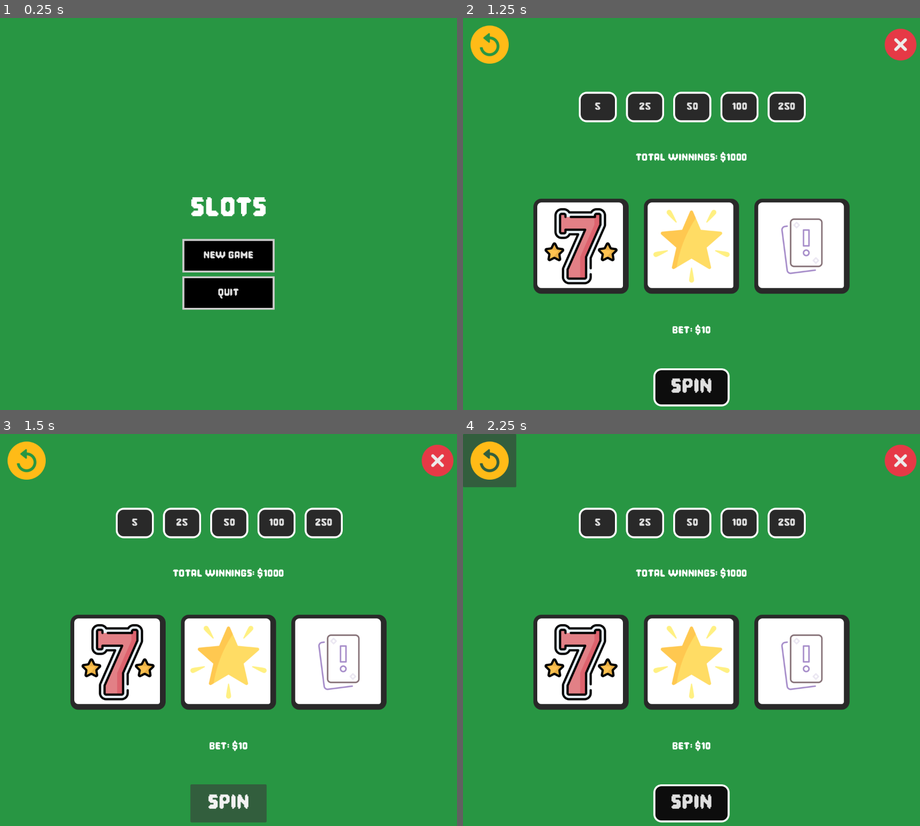
Above: before the commit, frames 1-4 (two rows, left to right).
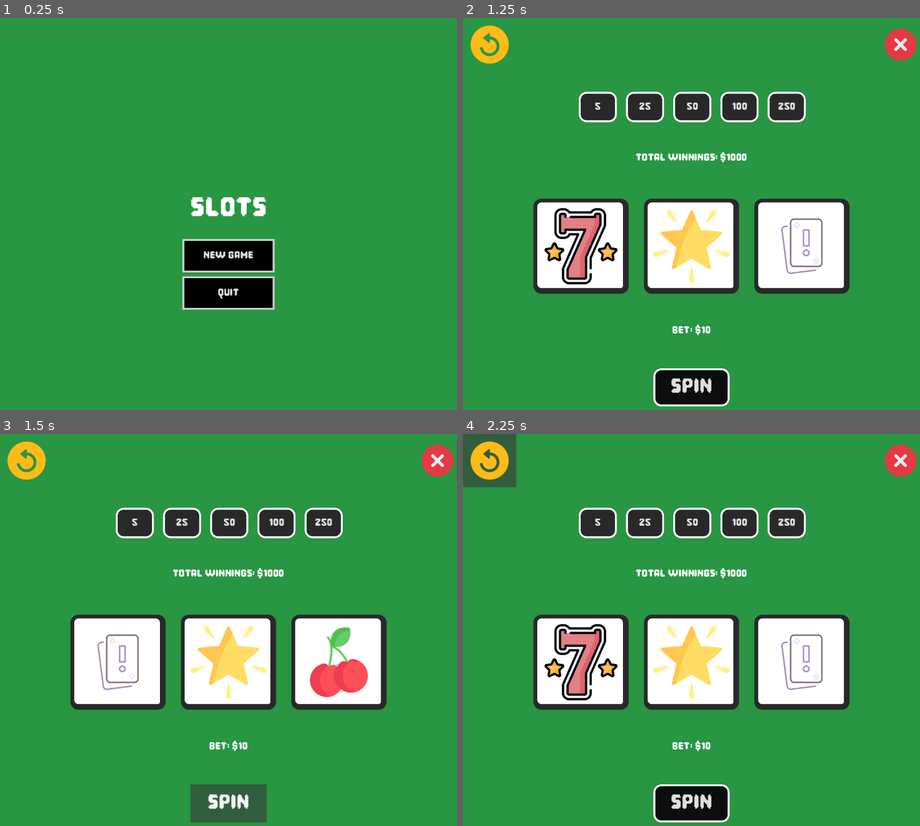
Above: after the commit, the same moments.

Repository: ankit-suman-07/GODOT_Slots
Game: Godot game, scene res://scenes/main_menu.tscn
Two runs of this game, one before a commit and one after it. Both use one fixed random seed, a clock stepped at 60 frames per second and the inputs below.
Inputs (mouse positions are in pixels of both pictures, inside the frame that each line leads up to):
- Up to frame 1 (0.25 s): no input
- Up to frame 2 (1.25 s): click "New Game" at 0.5 s
- Up to frame 3 (1.5 s): click "SPIN" at 1.25 s
- Up to frame 4 (2.25 s): click (490, 461) at 2 s

Frames 1-2 are identical in both runs. In frame 3, 3.0% of the frame differs, in the area x 17-81%, y 48-68%; in frame 4, nothing differs.

Commit message:
Implement spin randomizer

Diff:
--- a/scripts/game_screen.gd
+++ b/scripts/game_screen.gd
@@ -1,4 +1,6 @@
 extends Control
+
+var rng = RandomNumberGenerator.new()
 
 @onready var left_slot = $CenterContainer/HBoxContainer/FirstPanel/left
 @onready var mid_slot = $CenterContainer/HBoxContainer/SecondPanel/middle
@@ -8,16 +10,26 @@
 @onready var bet_label = $BetLabel
 
 const SEVEN = preload("res://assets/seven.png")
+const STAR = preload("res://assets/star.png")
+const CHERRY = preload("res://assets/cherries.png")
+const LEMON = preload("res://assets/lemon.png")
 const BELL = preload("res://assets/bell.png")
-const LEMON = preload("res://assets/lemon.png")
-const CHERRY = preload("res://assets/cherries.png")
-const STAR = preload("res://assets/star.png")
 const WILD = preload("res://assets/cards.png")
 
+const SLOT_TEXTURES = [
+	SEVEN,
+	STAR,
+	CHERRY,
+	LEMON,
+	BELL,
+	WILD
+]
+
+const MULTIPLIER = [25, 15, 10, 5, 2, 1]
 
 # Called when the node enters the scene tree for the first time.
 func _ready() -> void:
-	pass
+	rng.randomize()
 
 
 # Called every frame. 'delta' is the elapsed time since the previous frame.
@@ -25,9 +37,11 @@
 	pass
 
 func spin_slot():
-	print("Spining")
+	left_slot.texture = SLOT_TEXTURES[rng.randi_range(0, SLOT_TEXTURES.size() - 1)]
+	mid_slot.texture = SLOT_TEXTURES[rng.randi_range(0, SLOT_TEXTURES.size() - 1)]
+	right_slot.texture = SLOT_TEXTURES[rng.randi_range(0, SLOT_TEXTURES.size() - 1)]
 
-func change_image():
+func update_slots():
 	pass
 
 
